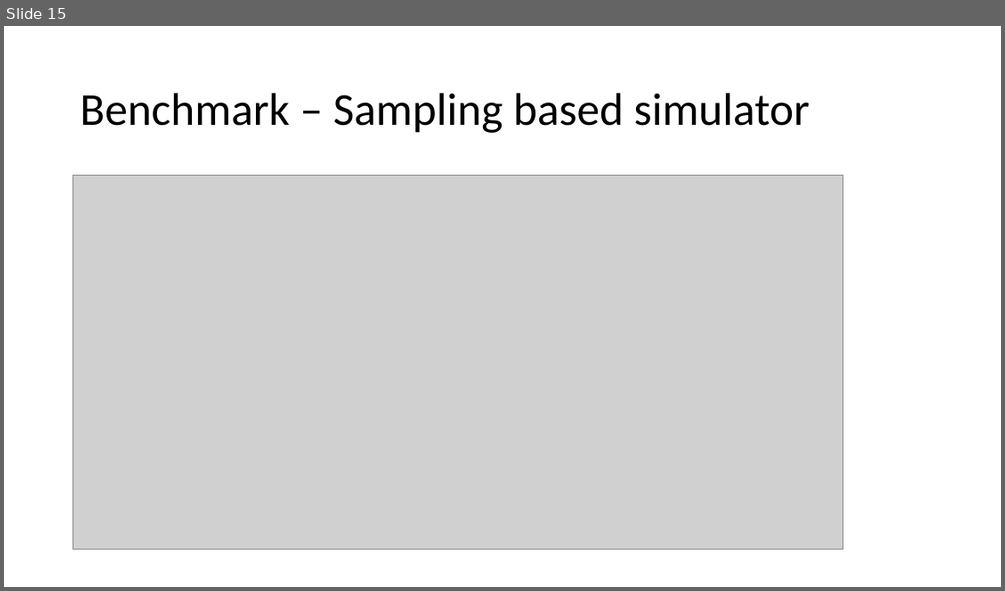
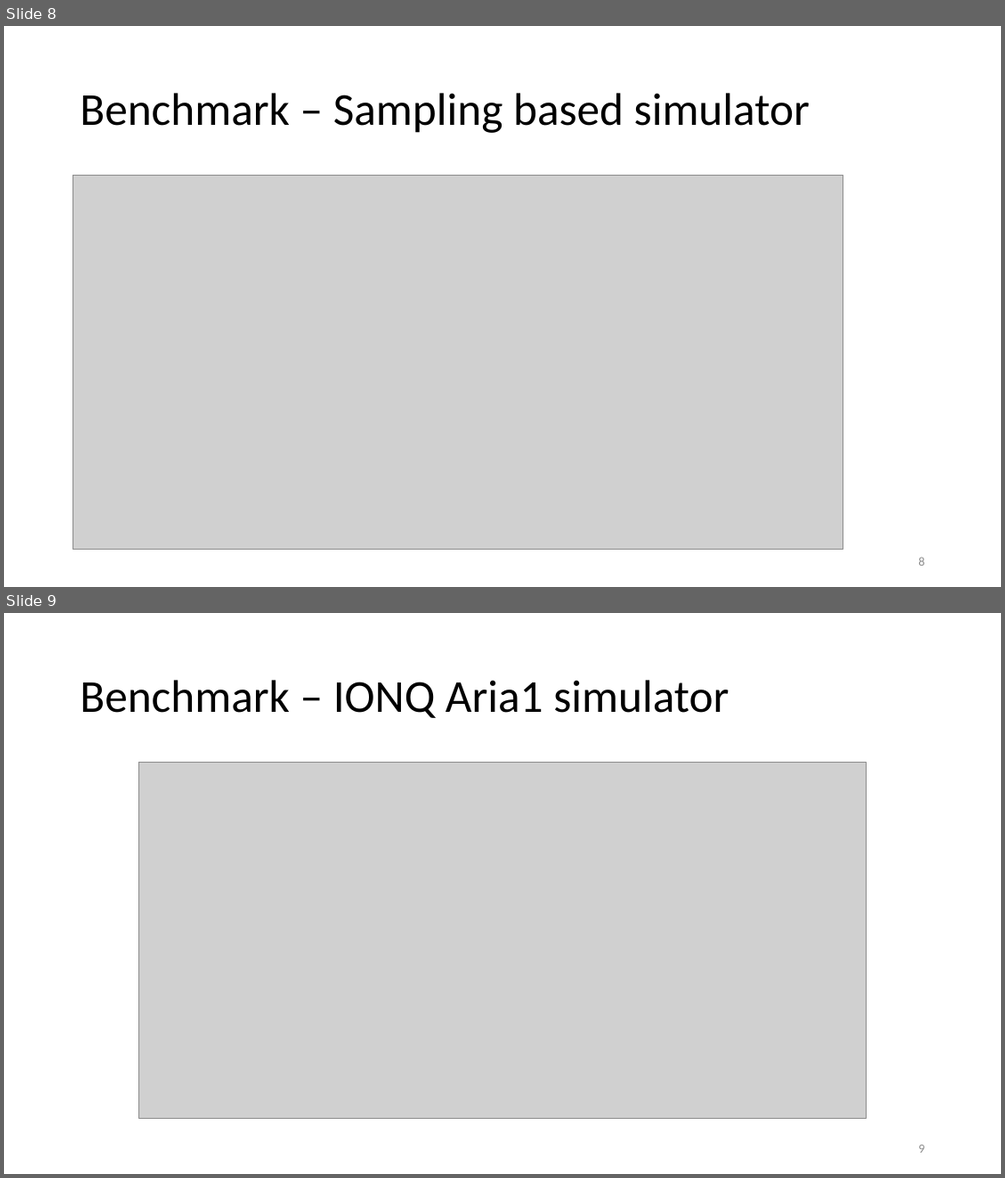
Before and after one commit to GB102/QLINK_drug_potency, a slide deck: Results_Presentation.pptx. Shown one above the other, each under a label of ours: slide 15 before the commit, slides 8 and 9 after it. The pictures are 1005x591 and 1005x1178 pixels, drawn with LibreOffice and Linux fonts; fonts in the diff are those of the drawing; grey boxes stand for pictures. Boxes give left, top, right and bottom in pixels: in the first picture for what was removed or moved away, otherwise in the second. Text is boxed around its words. In the diff, an @@ line names an element or a change of style, - is before the commit and + after.

```diff
--- a/Results_Presentation.pptx
+++ b/Results_Presentation.pptx
@@ slide 9 added at bbox=[4, 613, 1001, 1174], background #FFFFFF @@
@@ title added at bbox=[80, 680, 728, 718], 44 pt, text #000000 @@
+Benchmark – IONQ Aria1 simulator
@@ picture added at bbox=[139, 763, 866, 1119] @@
@@ page number added at bbox=[918, 1144, 924, 1152], 12 pt, text #8C8C8C @@
+9
@@ what was slide 15 is now slide 8 @@
@@ slide 8 changed as well @@
@@ page number added at bbox=[918, 556, 924, 565], 12 pt, text #8C8C8C @@
+8
```
Also in this commit, not shown: 14 other slides changed, 9 other slides added, 1 slide removed, 5 other files.
